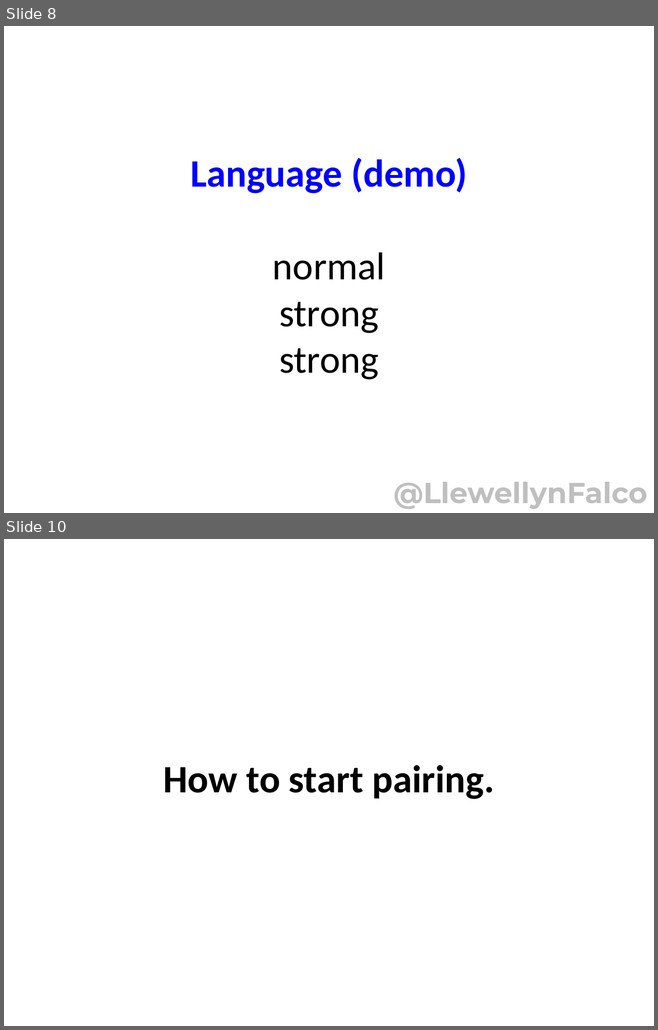
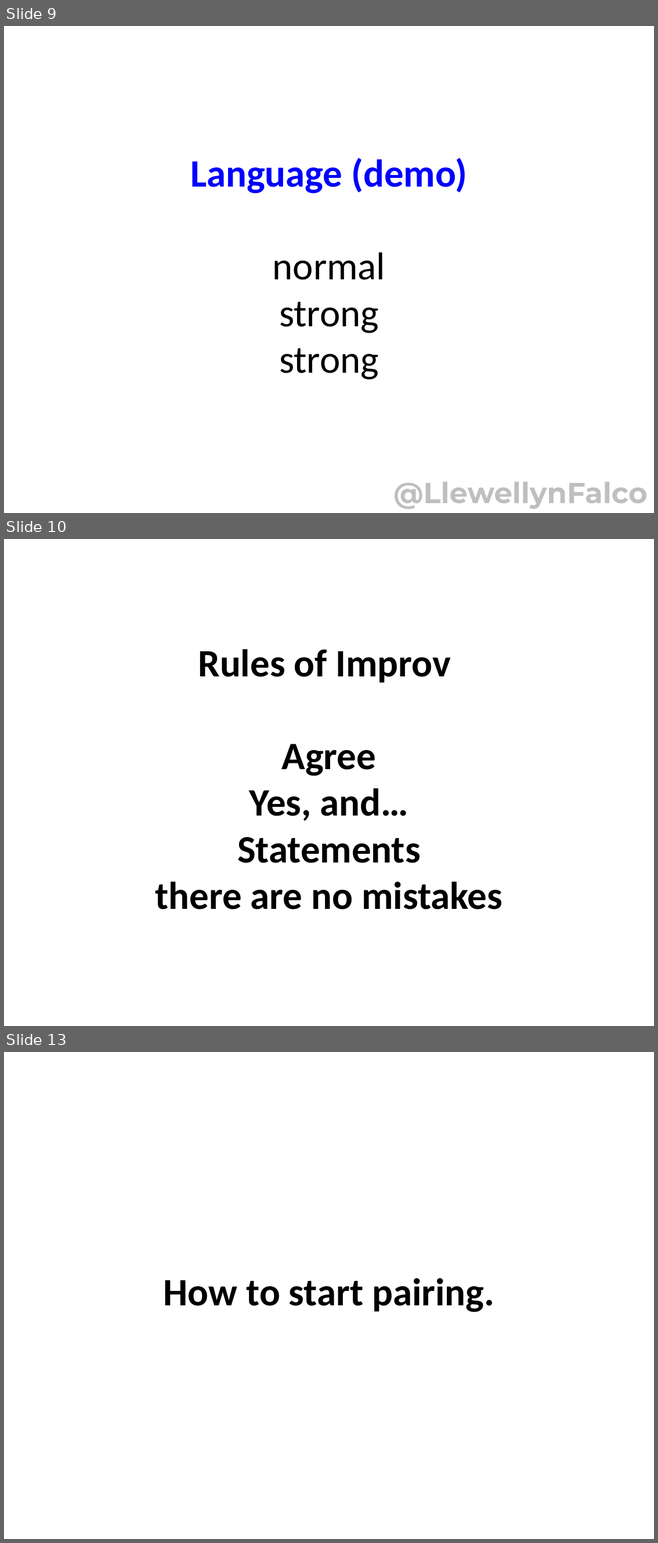
Before and after one commit to isidore/StrongStylePairingTalk, a slide deck: StrongStylePairing.pptx. Shown one above the other, each under a label of ours: slides 8 and 10 before the commit, slides 9, 10 and 13 after it; the slides between them are not shown. The pictures are 658x1030 and 658x1543 pixels, drawn with LibreOffice and Linux fonts; fonts in the diff are those of the drawing. Boxes give left, top, right and bottom in pixels: in the first picture for what was removed or moved away, otherwise in the second. Text is boxed around its words. In the diff, an @@ line names an element or a change of style, - is before the commit and + after.

```diff
--- a/StrongStylePairing.pptx
+++ b/StrongStylePairing.pptx
@@ slide 10 added at <box>4,539,654,1026</box>, background #FFFFFF @@
@@ title added at <box>155,649,502,910</box>, 43 pt, text #000000, bold @@
+Rules of Improv
+Agree
+Yes, and…
+Statements
+there are no mistakes
@@ what was slide 8 is now slide 9 @@
@@ what was slide 10 is now slide 13 @@
```
Also in this commit, not shown: 3 slides changed, 6 other slides added.
